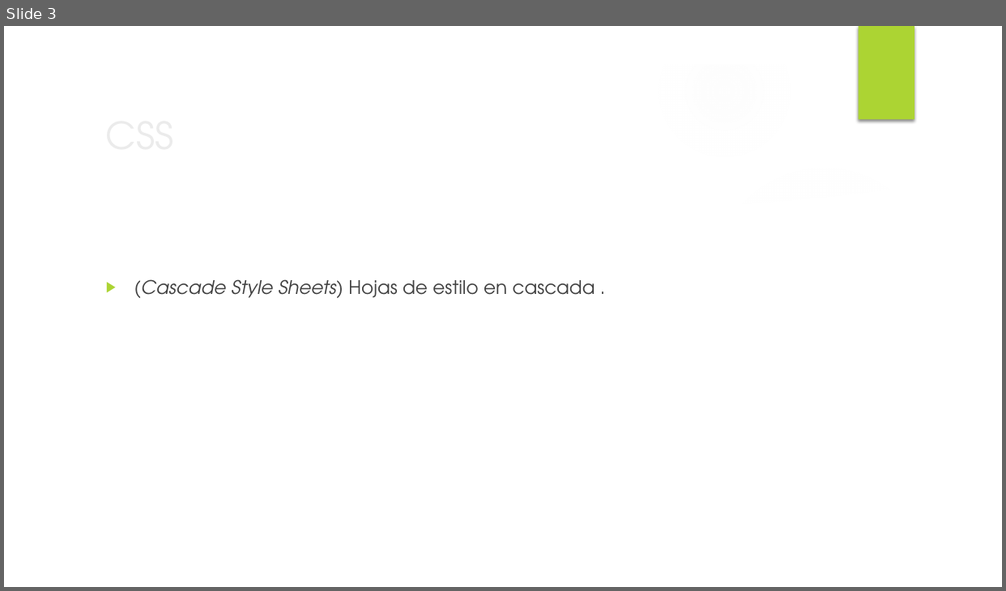
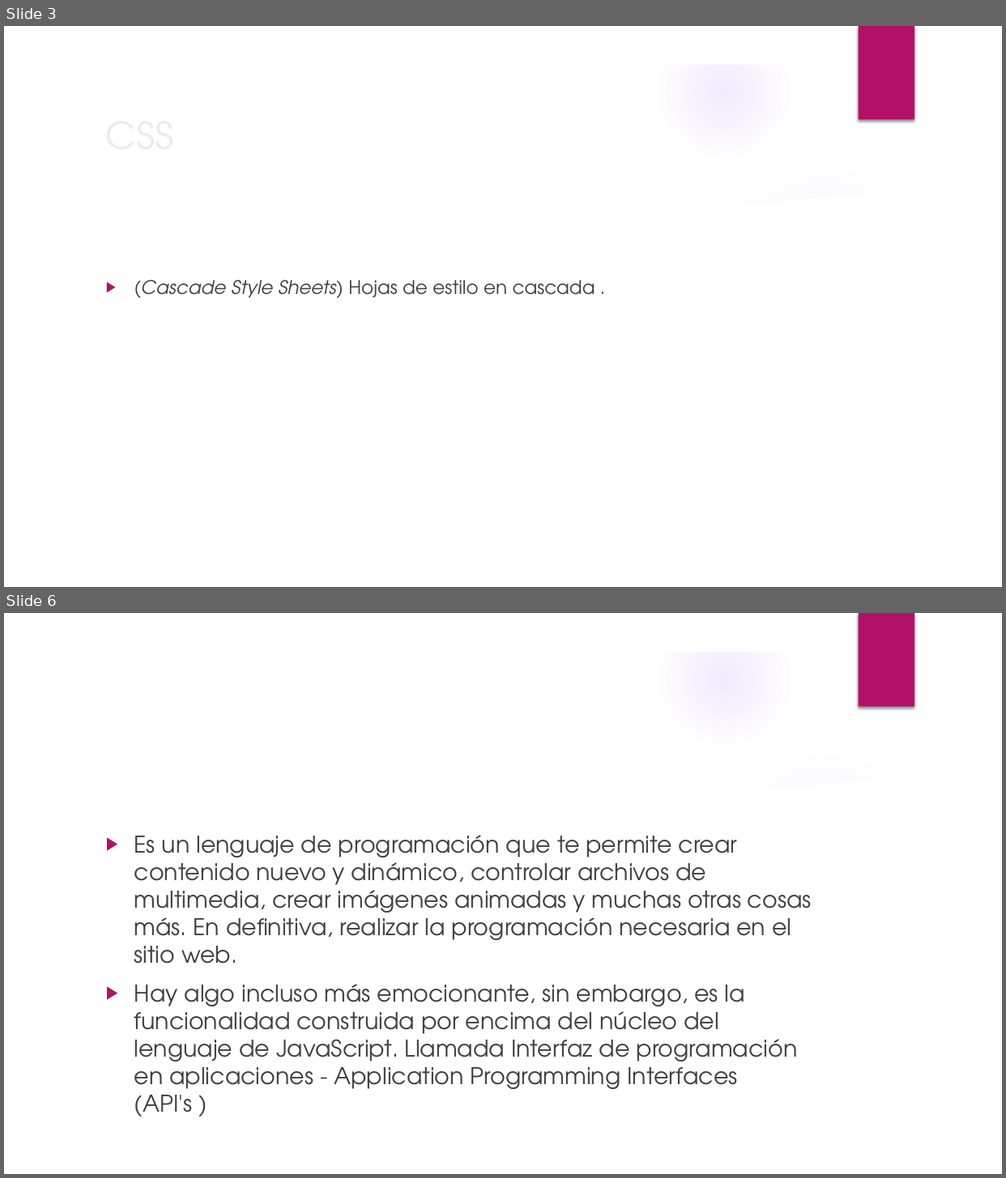
Before and after one commit to stealth14/Web-Transicion-Gradiente, a slide deck: diapositivas CSS.pptx. Shown one above the other, each under a label of ours: slide 3 before the commit, slides 3 and 6 after it; the slides between them are not shown. The pictures are 1006x591 and 1006x1178 pixels, drawn with LibreOffice and Linux fonts; fonts in the diff are those of the drawing; background and template pictures are left out. Boxes give left, top, right and bottom in pixels: in the first picture for what was removed or moved away, otherwise in the second. Text is boxed around its words. In the diff, an @@ line names an element or a change of style, - is before the commit and + after.

```diff
--- a/diapositivas CSS.pptx
+++ b/diapositivas CSS.pptx
@@ slide 6 added at (x1=4, y1=613, x2=1002, y2=1174), background picture (left out); not listed: 9 template elements that a slide beside it also shows @@
@@ text added at (x1=134, y1=835, x2=812, y2=1117), 22.2 pt, text #404040 @@
+▶ Es un lenguaje de programación que te permite crear contenido nuevo y dinámico, controlar archivos de multimedia, crear imágenes animadas y muchas otras cosas más. En definitiva, realizar la programación necesaria en el sitio web.
+▶ Hay algo incluso más emocionante, sin embargo, es la funcionalidad construida por encima del núcleo del lenguaje de JavaScript. Llamada Interfaz de programación en aplicaciones - Application Programming Interfaces (API's )
@@ slide 3 changed as well @@
@@ fill gradient #F7F7F7 to gradient #9B6BF2 in 3 elements at (x1=4, y1=245, x2=347, y2=587), (x1=4, y1=263, x2=197, y2=456), (x1=659, y1=27, x2=790, y2=158) @@
@@ rectangle at (x1=859, y1=26, x2=914, y2=120): fill #ACD433 to #B31166 @@
@@ text "(Cascade Style Sheets) Hojas de ..." at (x1=134, y1=280, x2=595, y2=298): bullet colour #ACD433 to #B31166 @@
```
Also in this commit, not shown: 4 other slides changed, 5 other slides added, 1 slide removed.
